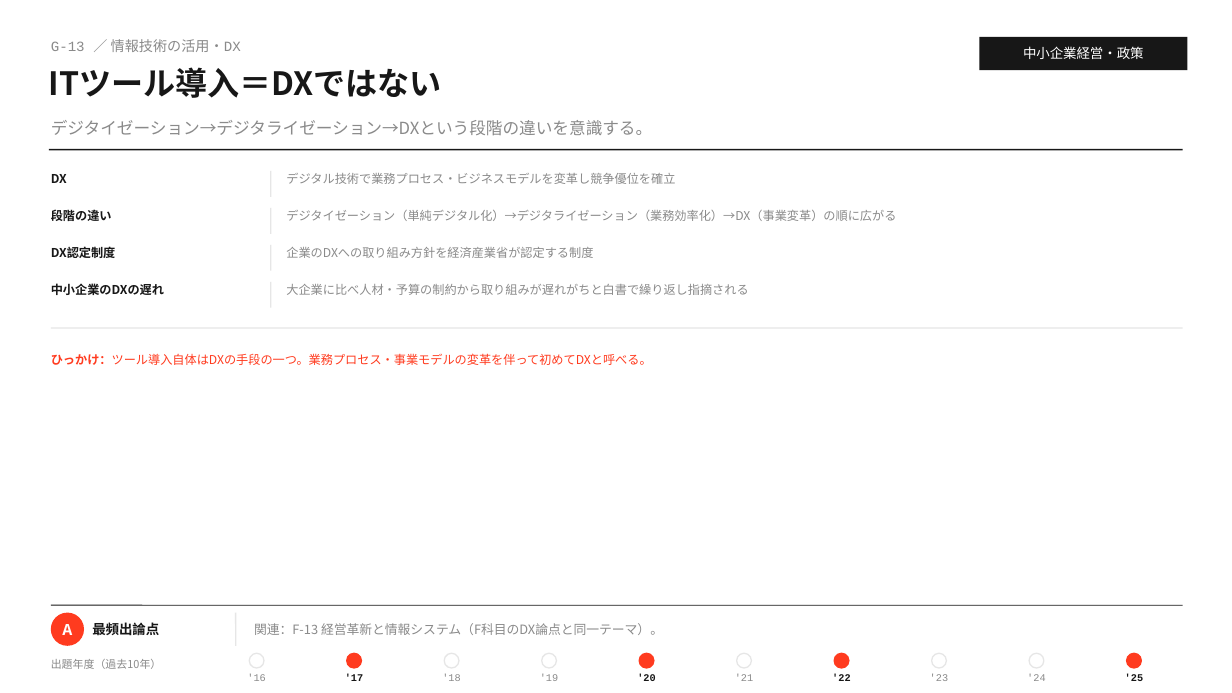
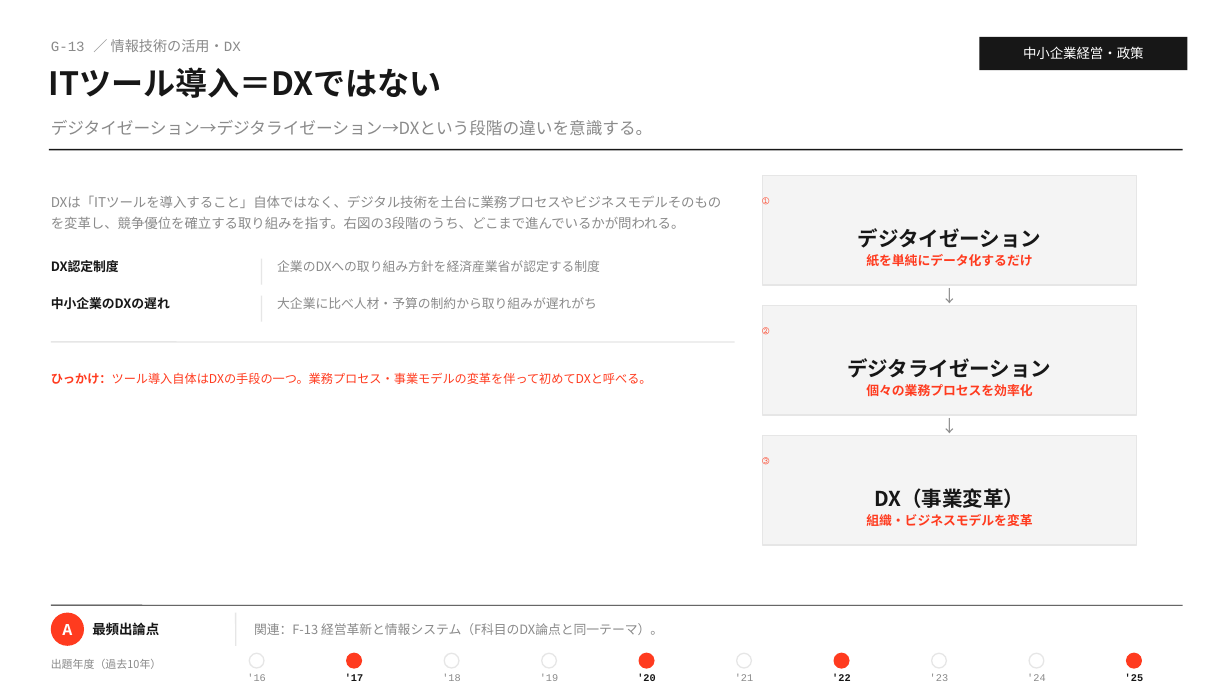
Before and after one commit to MasatoshiSano/SMEC, a slide deck: slide 21 of slides/1st_stage/G_sme_management_policy.pptx. Drawn at 1232x693 pixels with LibreOffice and Linux fonts; fonts in the diff are those of the drawing. Boxes give left, top, right and bottom in pixels: in the first picture for what was removed or moved away, otherwise in the second. Text is boxed around its words. In the diff, an @@ line names an element or a change of style, - is before the commit and + after.

```diff
--- a/slides/1st_stage/G_sme_management_policy.pptx
+++ b/slides/1st_stage/G_sme_management_policy.pptx
@@ text "DXは「ITツールを導入すること」自体ではなく、デジタル技術を土台に業務プロセスやビジネスモデルそのものを変革し、競争優 ..." at bbox=[51, 195, 722, 229]: vertical alignment top to middle @@
@@ text removed at bbox=[51, 174, 67, 183] @@
-DX
@@ line removed from (271, 171) to (271, 197) @@
@@ rectangle added at bbox=[762, 176, 1137, 286], fill #F4F4F4, outline #E6E6E6 1 pt @@
@@ text at bbox=[51, 195, 722, 229]: text changed; size 9.5 to 10.5 pt @@
-デジタル技術で業務プロセス・ビジネスモデルを変革し競争優位を確立
+DXは「ITツールを導入すること」自体ではなく、デジタル技術を土台に業務プロセスやビジネスモデルそのものを変革し、競争優位を確立する取り組みを指す。右図の3段階のうち、どこまで進んでいるかが問われる。
@@ text removed at bbox=[51, 209, 112, 221] @@
-段階の違い
@@ line removed from (271, 208) to (271, 234) @@
@@ text added at bbox=[762, 197, 1041, 266], 10 pt, text #FF3B1F, bold @@
+①
+デジタイゼーション
+紙を単純にデータ化するだけ
@@ text removed at bbox=[286, 210, 896, 221] @@
-デジタイゼーション（単純デジタル化）→デジタライゼーション（業務効率化）→DX（事業変革）の順に広がる
@@ text "DX認定制度": place and size @@
-text "DX認定制度" at bbox=[51, 246, 116, 258]
+text "DX認定制度" at bbox=[51, 260, 119, 272]
@@ line moved from (271, 245) - (271, 271) to (262, 259) - (262, 285) @@
@@ size 9.5 to 10 pt in 3 elements at bbox=[51, 260, 119, 272], bbox=[51, 297, 170, 309], bbox=[277, 260, 600, 272] @@
@@ text "企業のDXへの取り組み方針を経済産業省が認定する制度": place and size @@
-text "企業のDXへの取り組み方針を経済産業省が認定する制度" at bbox=[286, 247, 593, 258]
+text "企業のDXへの取り組み方針を経済産業省が認定する制度" at bbox=[277, 260, 600, 272]
@@ text "中小企業のDXの遅れ": place and size @@
-text "中小企業のDXの遅れ" at bbox=[51, 283, 164, 295]
+text "中小企業のDXの遅れ" at bbox=[51, 297, 170, 309]
@@ line moved from (271, 282) - (271, 308) to (262, 296) - (262, 322) @@
@@ text at bbox=[277, 297, 597, 309]: text changed; size 9.5 to 10 pt @@
-大企業に比べ人材・予算の制約から取り組みが遅れがちと白書で繰り返し指摘される
+大企業に比べ人材・予算の制約から取り組みが遅れがち
@@ text added at bbox=[762, 286, 1137, 306], 13 pt, text #8A8A8A @@
+↓
@@ rectangle added at bbox=[762, 306, 1137, 416], fill #F4F4F4, outline #E6E6E6 1 pt @@
@@ text added at bbox=[762, 327, 1051, 396], 10 pt, text #FF3B1F, bold @@
+②
+デジタライゼーション
+個々の業務プロセスを効率化
@@ text "ひっかけ：ツール導入自体はDXの手段の一つ。業務プロセス・事業モデルの変革を伴って初めてDXと呼べる。": place and size @@
-text "ひっかけ：ツール導入自体はDXの手段の一つ。業務プロセス・事業モデルの変革を伴って初めてDXと呼べる。" at bbox=[51, 353, 652, 365]
+text "ひっかけ：ツール導入自体はDXの手段の一つ。業務プロセス・事業モデルの変革を伴って初めてDXと呼べる。" at bbox=[51, 372, 652, 384]
@@ line moved from (51, 328) - (1183, 328) to (51, 342) - (735, 342) @@
@@ text added at bbox=[762, 415, 1137, 435], 13 pt, text #8A8A8A @@
+↓
@@ rectangle added at bbox=[762, 435, 1137, 545], fill #F4F4F4, outline #E6E6E6 1 pt @@
@@ text added at bbox=[762, 457, 1032, 526], 10 pt, text #FF3B1F, bold @@
+③
+DX（事業変革）
+組織・ビジネスモデルを変革
```
Also in this commit, not shown: 2 other slides changed, 2 other files.
